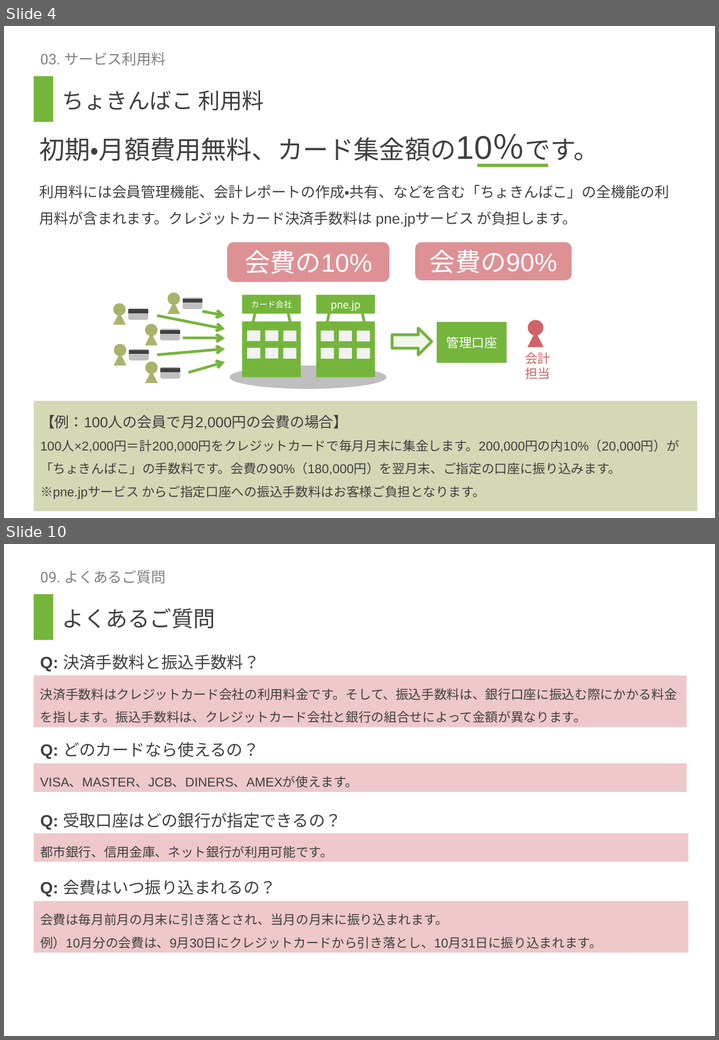
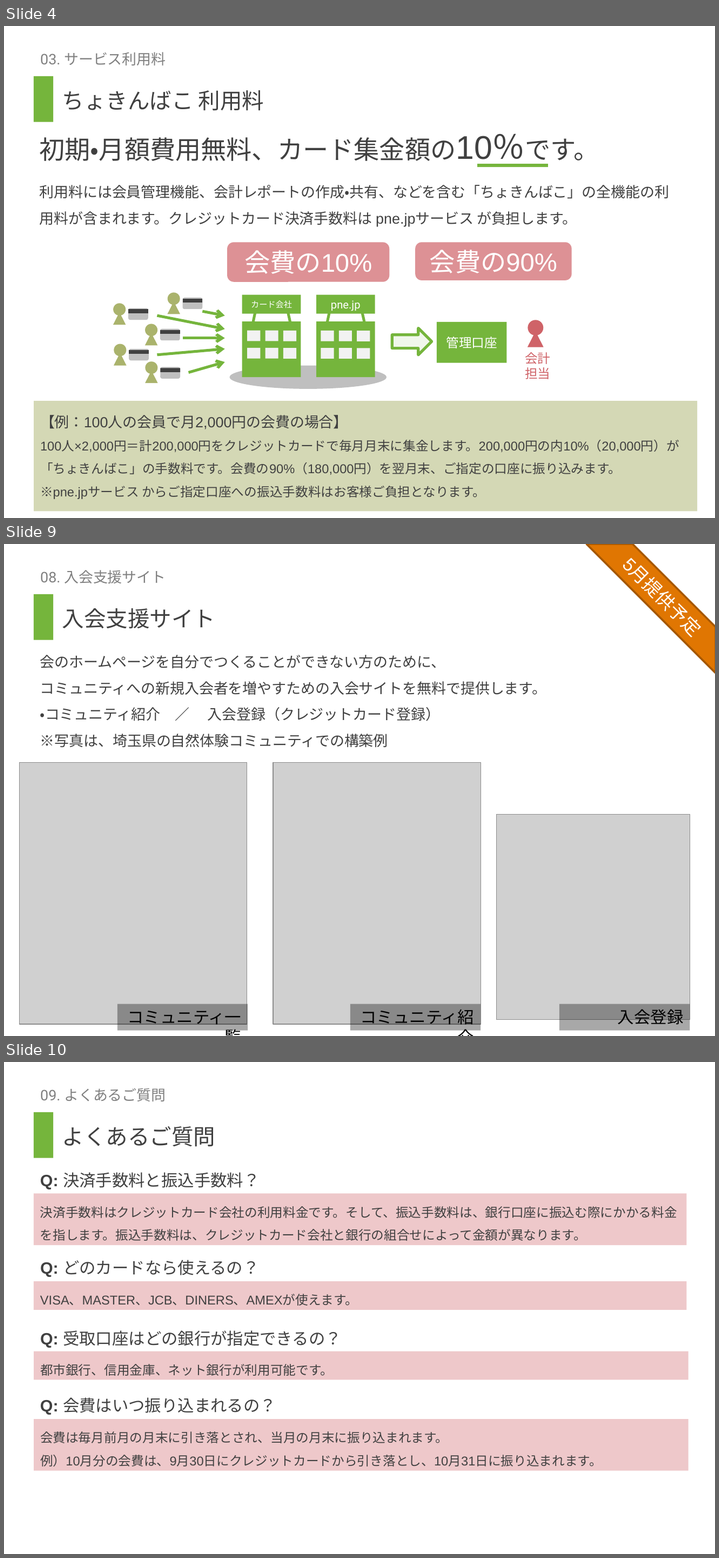
Before and after one commit to nishizoe/PnejpIntroduction, a slide deck: ちょきんばこ紹介_運営者向け.pptx. Shown one above the other, each under a label of ours: slides 4 and 10 before the commit, slides 4, 9 and 10 after it; the slides between them are not shown. The pictures are 719x1040 and 719x1558 pixels, drawn with LibreOffice and Linux fonts; fonts in the diff are those of the drawing; grey boxes stand for pictures. Boxes give left, top, right and bottom in pixels: in the first picture for what was removed or moved away, otherwise in the second. Text is boxed around its words. In the diff, an @@ line names an element or a change of style, - is before the commit and + after.

```diff
--- a/ちょきんばこ紹介_運営者向け.pptx
+++ b/ちょきんばこ紹介_運営者向け.pptx
@@ slide 9 added at (4,544,715,1036), background #FFFFFF; not listed: 1 template element that a slide beside it also shows @@
@@ diag stripe added at (587,544,715,673), fill #E07602, outline #A65701 2 pt @@
@@ text added at (605,544,715,653), 20 pt, text #FFFFFF @@
+5月提供予定
@@ title added at (40,570,165,583), 16 pt, text #808080 @@
+08. 入会支援サイト
@@ text added at (62,608,215,629), 24 pt, text #404040 @@
+入会支援サイト
@@ text added at (40,655,546,747), 16 pt, text #404040 @@
+会のホームページを自分でつくることができない方のために、
+コミュニティへの新規入会者を増やすための入会サイトを無料で提供します。
+・コミュニティ紹介 ／ 入会登録（クレジットカード登録）
+※写真は、埼玉県の自然体験コミュニティでの構築例
@@ picture added at (20,763,248,1024) @@
@@ picture added at (273,763,480,1024) @@
@@ picture added at (496,815,690,1020) @@
@@ rectangle added at (117,1004,248,1030), fill #000000 at 34% opacity, 18 pt, text #000000 @@
+コミュニティ一覧
@@ rectangle added at (351,1004,481,1030), fill #000000 at 34% opacity, 18 pt, text #000000 @@
+コミュニティ紹介
@@ rectangle added at (559,1004,690,1030), fill #000000 at 34% opacity, 18 pt, text #000000 @@
+入会登録
```
Also in this commit, not shown: 3 slides changed, 1 other slide added, 2 slides removed.
